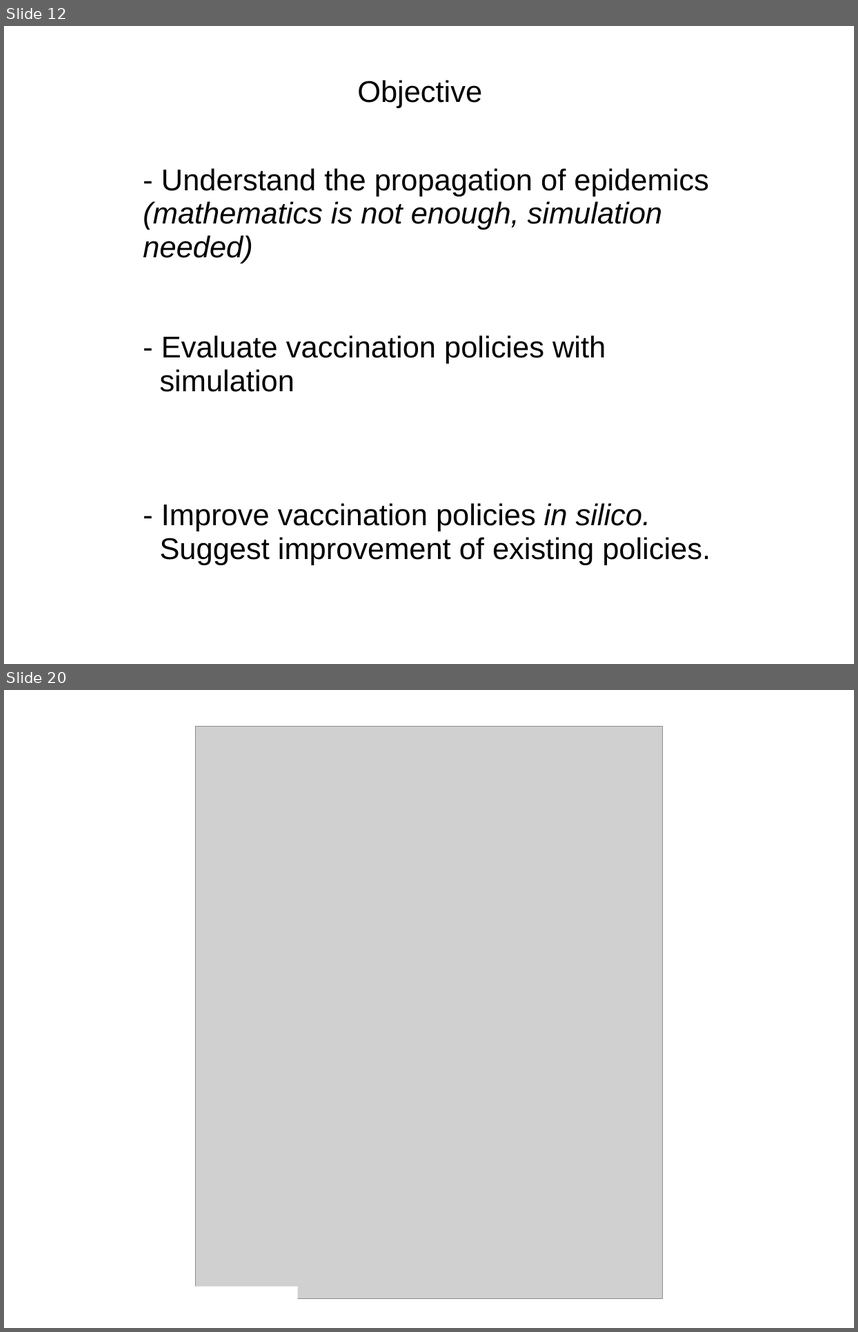
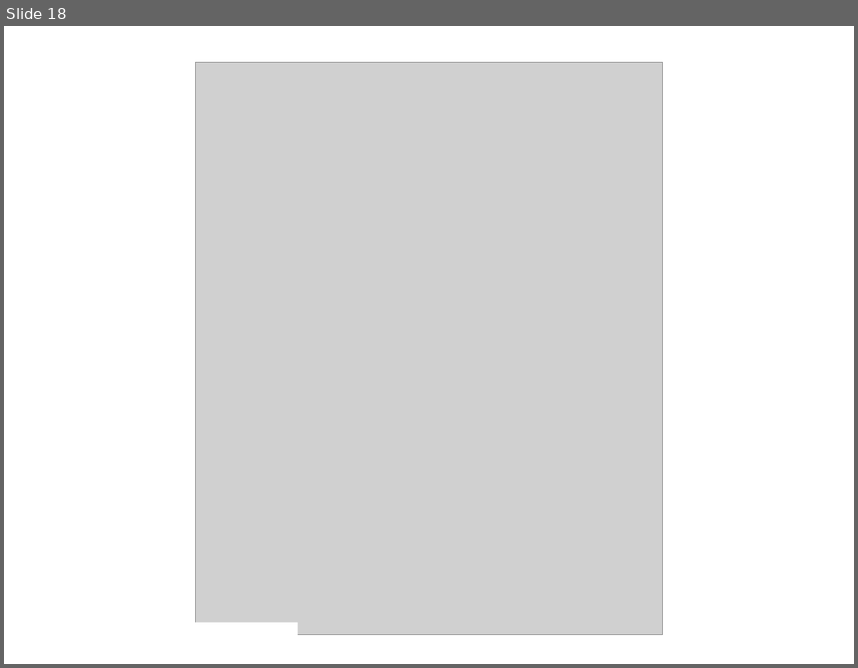
Before and after one commit to ttcgiang/THESE_GitHub, a slide deck: slides_old/maPres2_ppt-1.ppt. Shown one above the other, each under a label of ours: slides 12 and 20 before the commit, slide 18 after it; the slides between them are not shown. The pictures are 858x1332 and 858x668 pixels, drawn with LibreOffice and Linux fonts; fonts in the diff are those of the drawing; grey boxes stand for pictures. Boxes give left, top, right and bottom in pixels: in the first picture for what was removed or moved away, otherwise in the second. Text is boxed around its words. In the diff, an @@ line names an element or a change of style, - is before the commit and + after.

```diff
--- a/slides_old/maPres2_ppt-1.ppt
+++ b/slides_old/maPres2_ppt-1.ppt
@@ slide 12 removed at [4,26,854,664], background #FFFFFF @@
@@ text removed at [357,80,482,108] @@
-Objective
@@ text removed at [143,168,711,565] @@
-- Understand the propagation of epidemics (mathematics is not enough, simulation needed)
-- Evaluate vaccination policies with
-simulation
-- Improve vaccination policies in silico.
-Suggest improvement of existing policies.
@@ what was slide 20 is now slide 18 @@
```
Also in this commit, not shown: 1 slide changed, 1 other slide removed, 33 other files.
